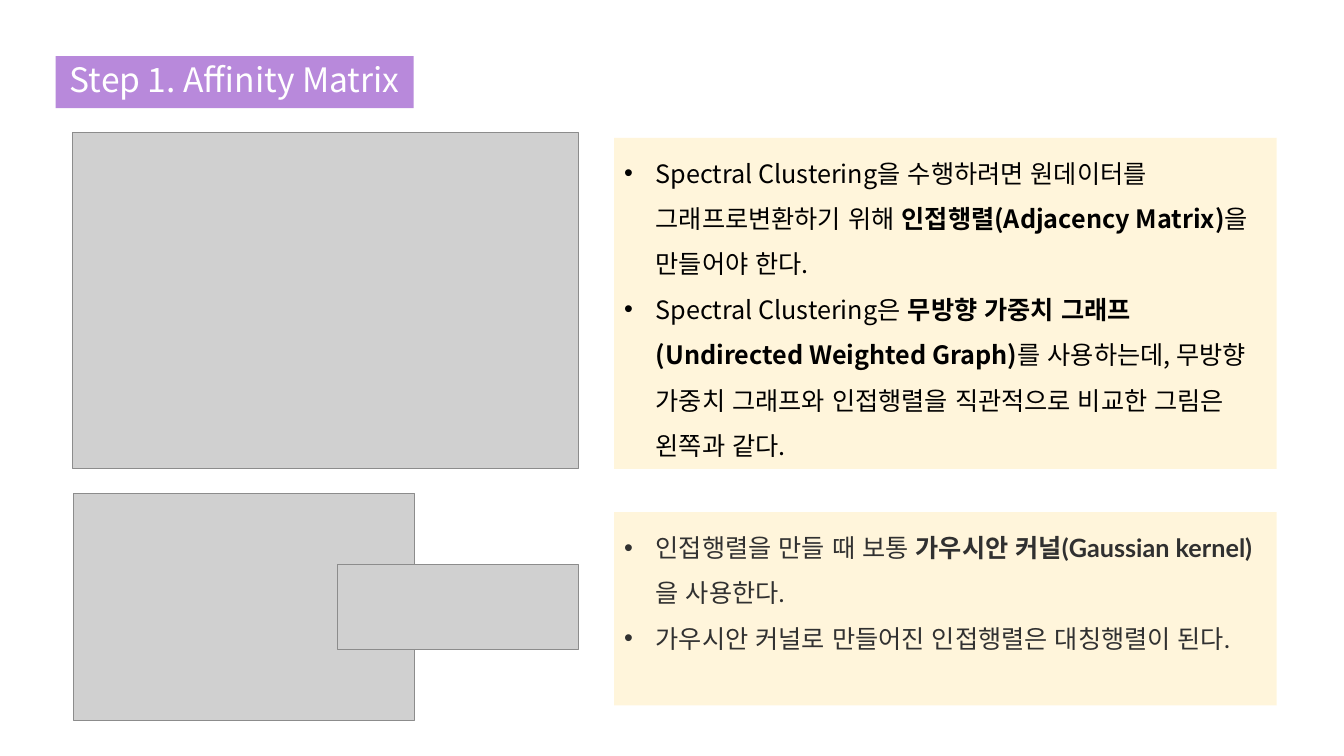
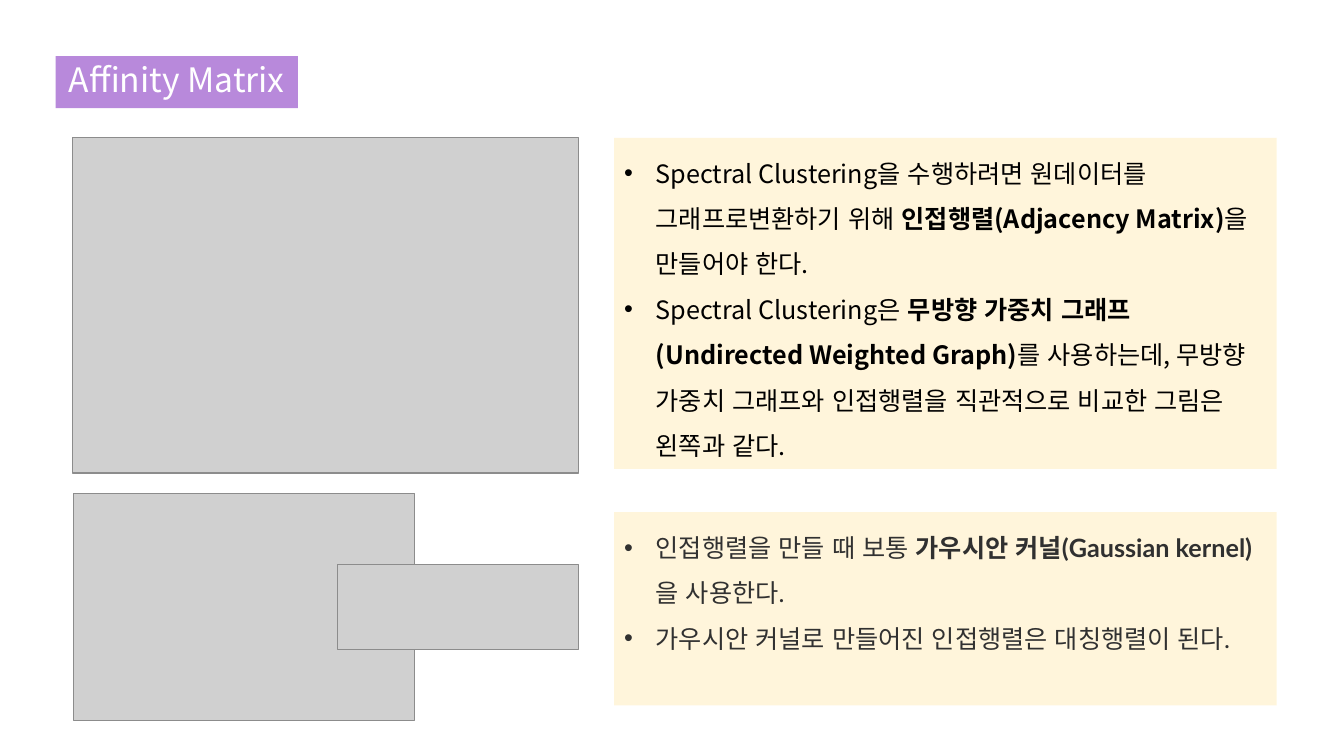
Before and after one commit to Blockhead4/Python-Project, a slide deck: slide 4 of Purrsong/Spectral Clustering_190822.pptx. Drawn at 1344x756 pixels with LibreOffice and Linux fonts; fonts in the diff are those of the drawing; grey boxes stand for pictures. Boxes give left, top, right and bottom in pixels: in the first picture for what was removed or moved away, otherwise in the second. Text is boxed around its words. In the diff, an @@ line names an element or a change of style, - is before the commit and + after.

```diff
--- a/Purrsong/Spectral Clustering_190822.pptx
+++ b/Purrsong/Spectral Clustering_190822.pptx
@@ title "Affinity Matrix": place and size @@
-title "Affinity Matrix" at [55,56,413,109]
+title "Affinity Matrix" at [55,56,297,109]
@@ title at [69,65,284,100]: text changed @@
-Step 1. Affinity Matrix
+Affinity Matrix
@@ picture: place and size @@
-picture at [73,132,579,468]
+picture at [73,137,579,473]
```
Also in this commit, not shown: 3 other slides changed, 13 slides added, 1 slide removed.
